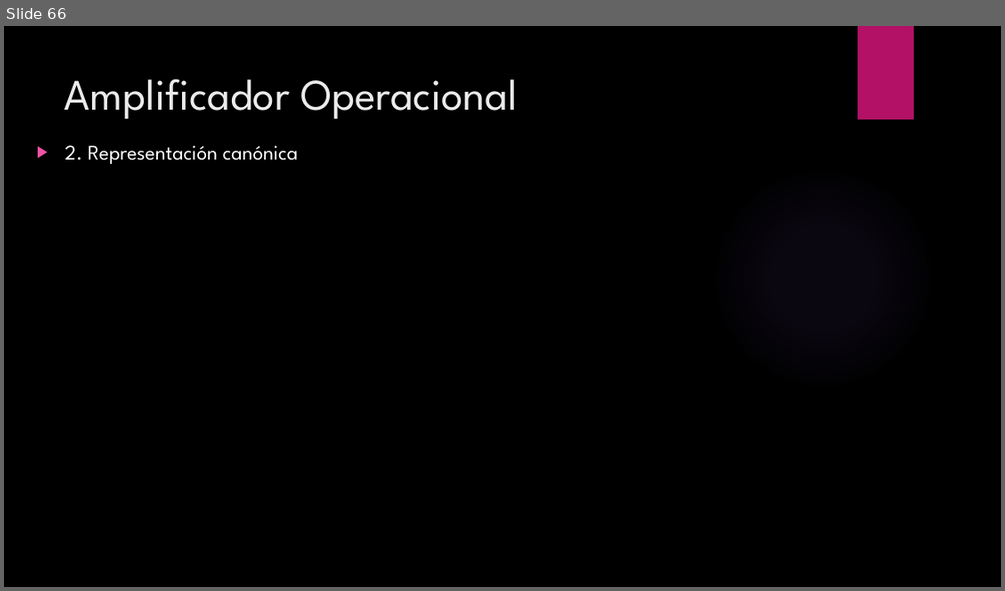
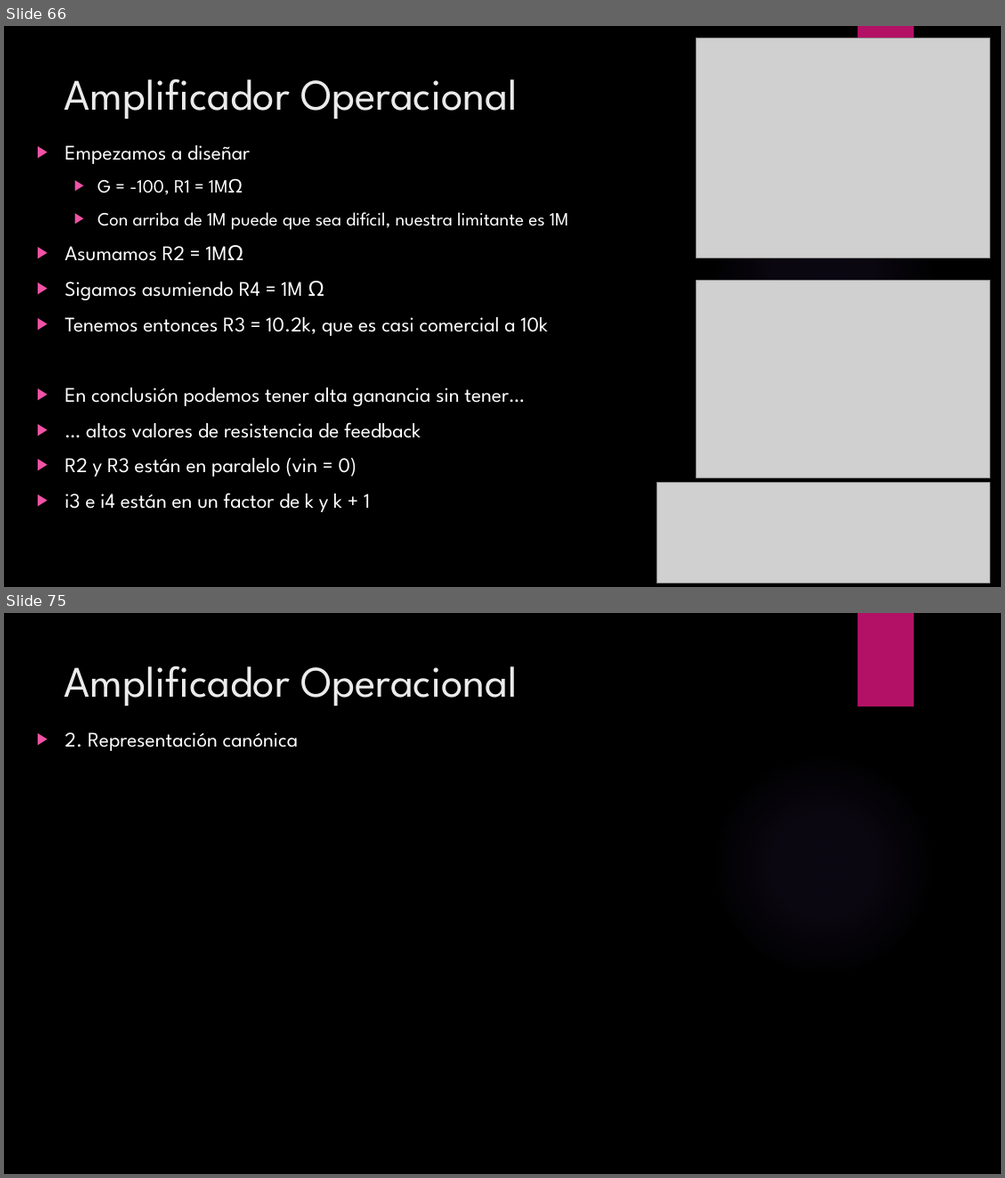
Before and after one commit to ulatinaedupa/ElectronicsII, a slide deck: Presentación/Electronica II.pptx. Shown one above the other, each under a label of ours: slide 66 before the commit, slides 66 and 75 after it; the slides between them are not shown. The pictures are 1005x591 and 1005x1178 pixels, drawn with LibreOffice and Linux fonts; fonts in the diff are those of the drawing; grey boxes stand for pictures; background and template pictures are left out. Boxes give left, top, right and bottom in pixels: in the first picture for what was removed or moved away, otherwise in the second. Text is boxed around its words. In the diff, an @@ line names an element or a change of style, - is before the commit and + after.

```diff
--- a/Presentación/Electronica II.pptx
+++ b/Presentación/Electronica II.pptx
@@ slide 66 added at [4,26,1001,587], background picture (left out); not listed: 2 template elements that a slide beside it also shows @@
@@ picture added at [696,38,990,258] @@
@@ title added at [65,79,518,119], 42 pt, text #EBEBEB @@
+Amplificador Operacional
@@ text added at [65,145,569,512], 20 pt, text #FFFFFF @@
+▶ Empezamos a diseñar
+  ▶ G = -100, R1 = 1MΩ
+  ▶ Con arriba de 1M puede que sea difícil, nuestra limitante es 1M
+▶ Asumamos R2 = 1MΩ
+▶ Sigamos asumiendo R4 = 1M Ω
+▶ Tenemos entonces R3 = 10.2k, que es casi comercial a 10k
+▶ En conclusión podemos tener alta ganancia sin tener…
+▶ … altos valores de resistencia de feedback
+▶ R2 y R3 están en paralelo (vin = 0)
+▶ i3 e i4 están en un factor de k y k + 1
@@ picture added at [696,281,990,478] @@
@@ picture added at [657,483,990,583] @@
@@ what was slide 66 is now slide 75 @@
```
Also in this commit, not shown: 4 slides changed, 24 other slides added, 12 slides removed, 3 other files.
